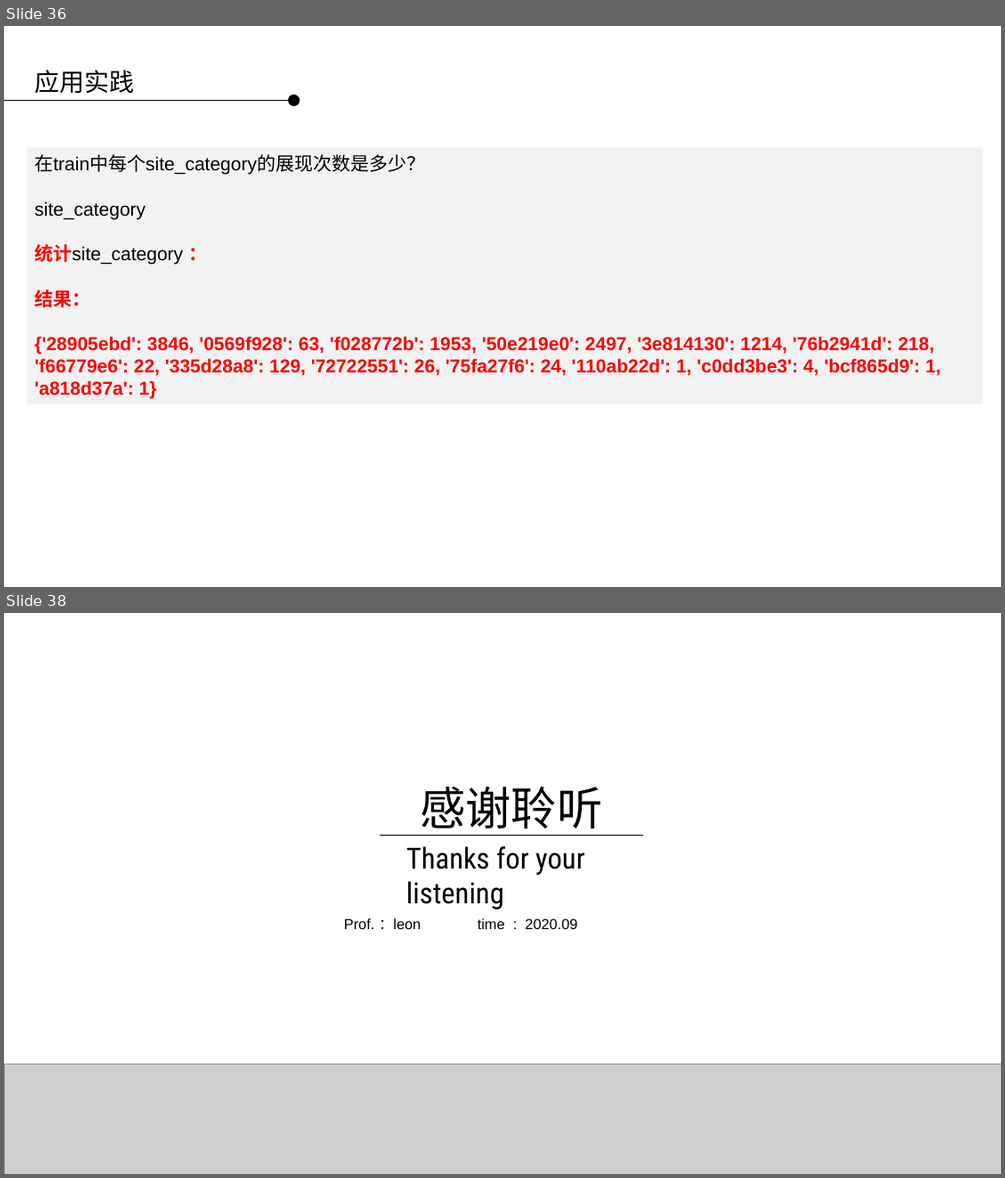
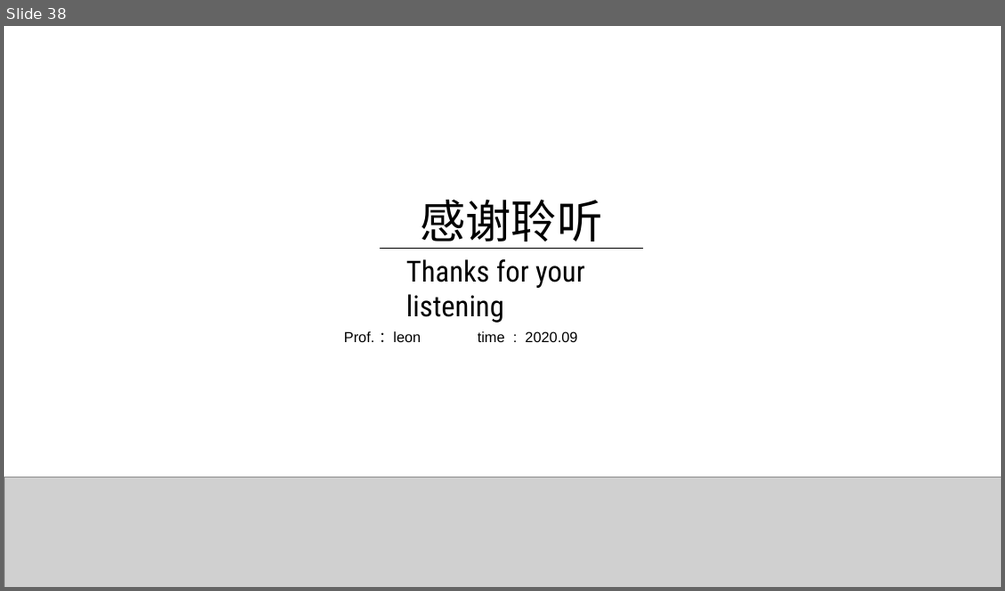
Before and after one commit to applepip/Big_Data, a slide deck: 数据采集系统/数据采集系统 第三讲.pptx. Shown one above the other, each under a label of ours: slides 36 and 38 before the commit, slide 38 after it; the slides between them are not shown. The pictures are 1005x1178 and 1005x591 pixels, drawn with LibreOffice and Linux fonts; fonts in the diff are those of the drawing; grey boxes stand for pictures; background and template pictures are left out. Boxes give left, top, right and bottom in pixels: in the first picture for what was removed or moved away, otherwise in the second. Text is boxed around its words. In the diff, an @@ line names an element or a change of style, - is before the commit and + after.

```diff
--- a/数据采集系统/数据采集系统 第三讲.pptx
+++ b/数据采集系统/数据采集系统 第三讲.pptx
@@ slide 36 removed at [4, 26, 1001, 587], background picture (left out) @@
@@ text removed at [34, 70, 134, 94] @@
-应用实践
@@ line removed from (4, 100) to (288, 100) @@
@@ ellipse removed at [288, 95, 300, 107] @@
@@ rectangle removed at [27, 147, 983, 403] @@
-在train中每个site_category的展现次数是多少？
-site_category
-统计site_category ：
-结果：
-{'28905ebd': 3846, '0569f928': 63, 'f028772b': 1953, '50e219e0': 2497, '3e814130': 1214, '76b2941d': 218, 'f66779e6': 22, '335d28a8': 129, '72722551': 26, '75fa27f6': 24, '110ab22d': 1, 'c0dd3be3': 4, 'bcf865d9': 1, 'a818d37a': 1}
```
Also in this commit, not shown: 5 slides changed, 29 slides added, 28 other slides removed.
